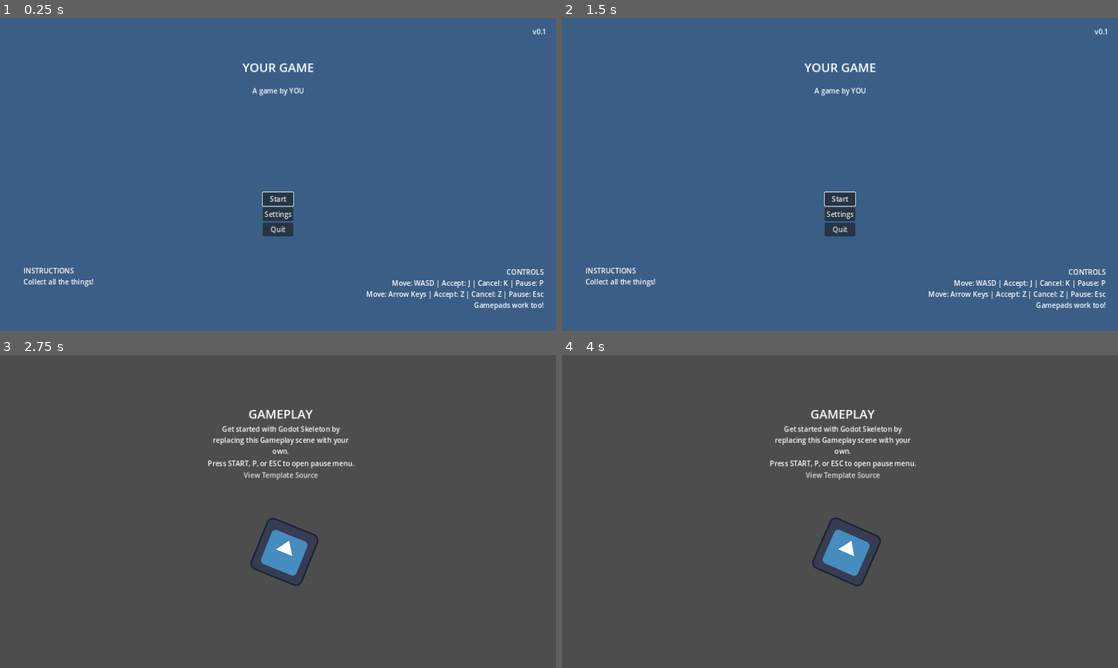
Above: before the commit, frames 1-4 (two rows, left to right).
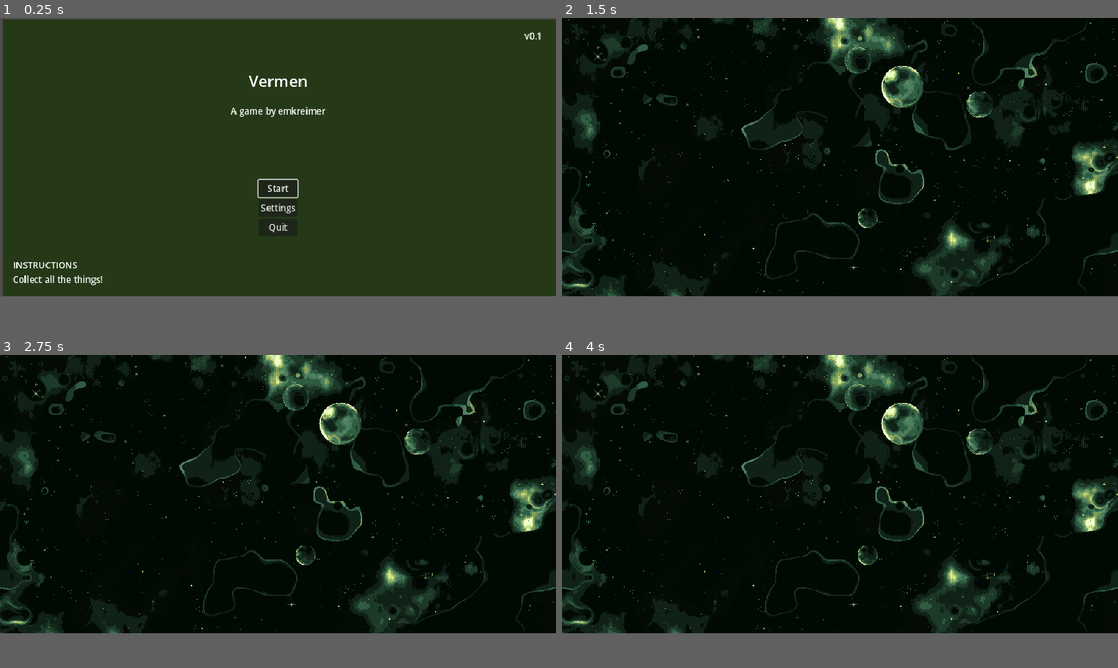
Above: after the commit, the same moments.

Repository: emkreimer/vermen
Game: Godot game, scene res://main_menu/main_menu.tscn
Two runs of this game, one before a commit and one after it. Both use one fixed random seed, a clock stepped at 60 frames per second and the inputs below. The engine's default icon, where the game draws it, is replaced by a stand-in: a white triangle on a blue panel in a dark square.
Inputs (mouse positions are in pixels of both pictures, inside the frame that each line leads up to):
- Up to frame 1 (0.25 s): no input
- Up to frame 2 (1.5 s): click "Start" at 0.5 s; tap Enter (ui_accept) at 1.25 s
- Up to frame 3 (2.75 s): tap Enter (ui_accept) at 1.52, 2, 2.27 s
- Up to frame 4 (4 s): tap Enter (ui_accept) at 2.75 s; click (840, 536) at 3.5 s, where only the run before the commit has a clickable "Start"
In our replay, the window is 800x450 before the commit and 800x400 after it. These sizes can differ from the game's own. Grey fills any space a smaller window leaves; there, only what the larger window draws over its background counts as a difference.

The runs differ from the first frame. In frame 1, 89% of the frame differs, in the area x 0-100%, y 0-94%; in frame 2, 89%; in frame 3, 89%; in frame 4, 89%.

Commit message:
Adding background

Diff:
--- a/main_menu/main_menu.tscn
+++ b/main_menu/main_menu.tscn
@@ -1,9 +1,9 @@
 [gd_scene load_steps=6 format=3 uid="uid://j87n4lychbt5"]
 
 [ext_resource type="Script" path="res://main_menu/version_label.gd" id="1_5huni"]
-[ext_resource type="PackedScene" uid="uid://bdnyglk1i1cxl" path="res://gameplay/gameplay.tscn" id="2_5nvqq"]
 [ext_resource type="Script" path="res://main_menu/menu_options.gd" id="2_gpv3d"]
 [ext_resource type="PackedScene" uid="uid://dpicmplffpula" path="res://settings/settings.tscn" id="3_2osu0"]
+[ext_resource type="PackedScene" uid="uid://cudp27igehpwh" path="res://scenes/level_one/tenya.tscn" id="3_bqm67"]
 [ext_resource type="PackedScene" uid="uid://cee5dna3u27jf" path="res://assets/select_sfx.tscn" id="4_82nwe"]
 
 [node name="MainMenu" type="Control"]
@@ -16,11 +16,11 @@
 
 [node name="BG" type="ColorRect" parent="."]
 layout_mode = 0
-offset_left = -34.0
-offset_top = -28.0
-offset_right = 1318.0
-offset_bottom = 758.0
-color = Color(0.227451, 0.368627, 0.521569, 1)
+offset_left = 5.0
+offset_top = 2.0
+offset_right = 1005.0
+offset_bottom = 502.0
+color = Color(0.145098, 0.223529, 0.0941176, 1)
 
 [node name="Title" type="Label" parent="."]
 layout_mode = 1
@@ -33,7 +33,7 @@
 offset_bottom = 135.0
 grow_horizontal = 2
 theme_type_variation = &"HeaderLarge"
-text = "YOUR GAME"
+text = "Vermen"
 horizontal_alignment = 1
 
 [node name="Credit" type="Label" parent="."]
@@ -46,35 +46,23 @@
 offset_right = 59.5
 offset_bottom = 182.0
 grow_horizontal = 2
-text = "A game by YOU"
-
-[node name="Controls" type="Label" parent="."]
-layout_mode = 0
-offset_left = 843.0
-offset_top = 573.0
-offset_right = 1251.0
-offset_bottom = 677.0
-text = "CONTROLS
-Move: WASD | Accept: J | Cancel: K | Pause: P
-Move: Arrow Keys | Accept: Z | Cancel: Z | Pause: Esc
-Gamepads work too!"
-horizontal_alignment = 2
+text = "A game by emkreimer"
 
 [node name="Instructions" type="Label" parent="."]
 layout_mode = 0
-offset_left = 54.0
-offset_top = 570.0
-offset_right = 365.0
-offset_bottom = 674.0
+offset_left = 23.0
+offset_top = 433.0
+offset_right = 334.0
+offset_bottom = 537.0
 text = "INSTRUCTIONS
 Collect all the things!"
 
 [node name="Version" type="Label" parent="."]
 layout_mode = 0
-offset_left = 1060.0
-offset_top = 20.0
-offset_right = 1258.0
-offset_bottom = 46.0
+offset_left = 777.0
+offset_top = 21.0
+offset_right = 975.0
+offset_bottom = 47.0
 text = "Version: [set dynamically]"
 horizontal_alignment = 2
 script = ExtResource("1_5huni")
@@ -103,7 +91,7 @@
 shortcut_context = NodePath("Start")
 alignment = 1
 script = ExtResource("2_gpv3d")
-gameplay_scene = ExtResource("2_5nvqq")
+gameplay_scene = ExtResource("3_bqm67")
 settings_scene = ExtResource("3_2osu0")
 
 [node name="Start" type="Button" parent="MenuOptions"]
--- a/project.godot
+++ b/project.godot
@@ -13,7 +13,7 @@
 config/name="Godot Skeleton"
 config/description="[Add your description here!]"
 run/main_scene="res://main_menu/main_menu.tscn"
-config/features=PackedStringArray("4.0", "Mobile")
+config/features=PackedStringArray("4.1", "Mobile")
 config/icon="res://assets/icon.svg"
 
 [autoload]
@@ -23,8 +23,8 @@
 
 [display]
 
-window/size/viewport_width=1280
-window/size/viewport_height=720
+window/size/viewport_width=1000
+window/size/viewport_height=500
 window/stretch/mode="canvas_items"
 
 [input]
@@ -86,4 +86,5 @@
 
 [rendering]
 
+textures/canvas_textures/default_texture_filter=0
 renderer/rendering_method="gl_compatibility"
--- /dev/null
+++ b/scenes/level_one/monsters/mutant.tscn
@@ -0,0 +1,3 @@
+[gd_scene format=3 uid="uid://feci8lhgo3mw"]
+
+[node name="mutant" type="Node2D"]
--- /dev/null
+++ b/scenes/level_one/tenya.tscn
@@ -0,0 +1,13 @@
+[gd_scene load_steps=2 format=3 uid="uid://cudp27igehpwh"]
+
+[ext_resource type="Texture2D" uid="uid://dqfkyfwg6c33k" path="res://visuals/outer_space.png" id="1_ps34f"]
+
+[node name="tenya" type="Node2D"]
+
+[node name="ParallaxBackground" type="ParallaxBackground" parent="."]
+
+[node name="ParallaxLayer" type="ParallaxLayer" parent="ParallaxBackground"]
+
+[node name="Sprite2D" type="Sprite2D" parent="ParallaxBackground/ParallaxLayer"]
+position = Vector2(500, 250)
+texture = ExtResource("1_ps34f")
--- /dev/null
+++ b/scenes/player.tscn
@@ -0,0 +1,7 @@
+[gd_scene format=3 uid="uid://blb00mcf0cl8e"]
+
+[node name="player" type="Node2D"]
+
+[node name="Sprite2D" type="Sprite2D" parent="."]
+
+[node name="AnimatedSprite2D" type="AnimatedSprite2D" parent="Sprite2D"]
Not shown: 1 places in gameplay/gameplay.tscn that only renumber resources
Binary file added: visuals/outer_space.png
Not shown, added: visuals/outer_space.png.import
